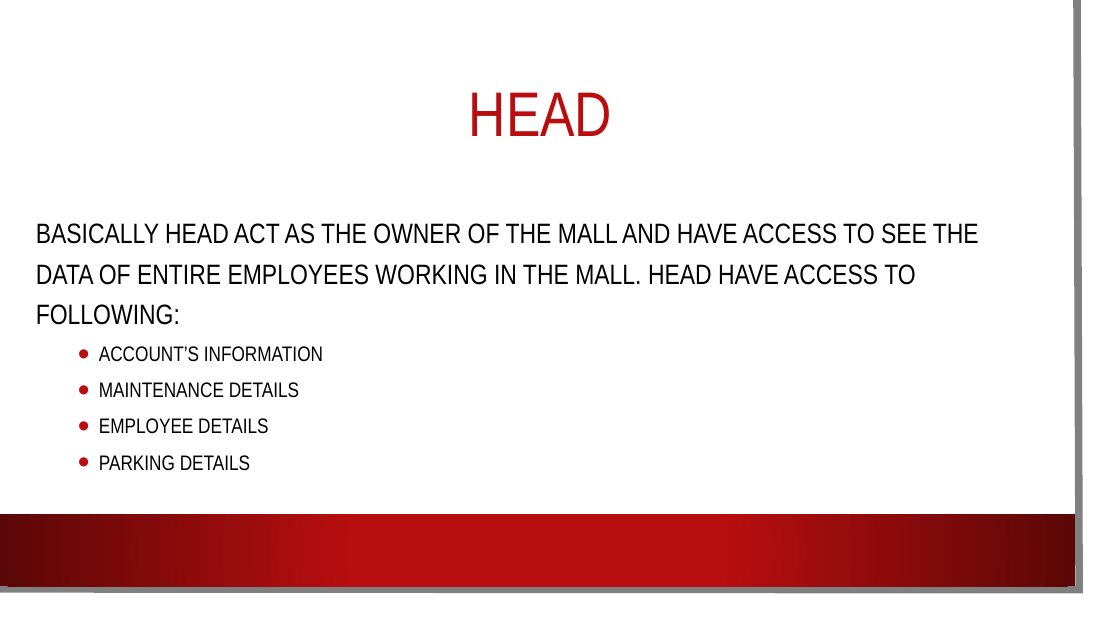
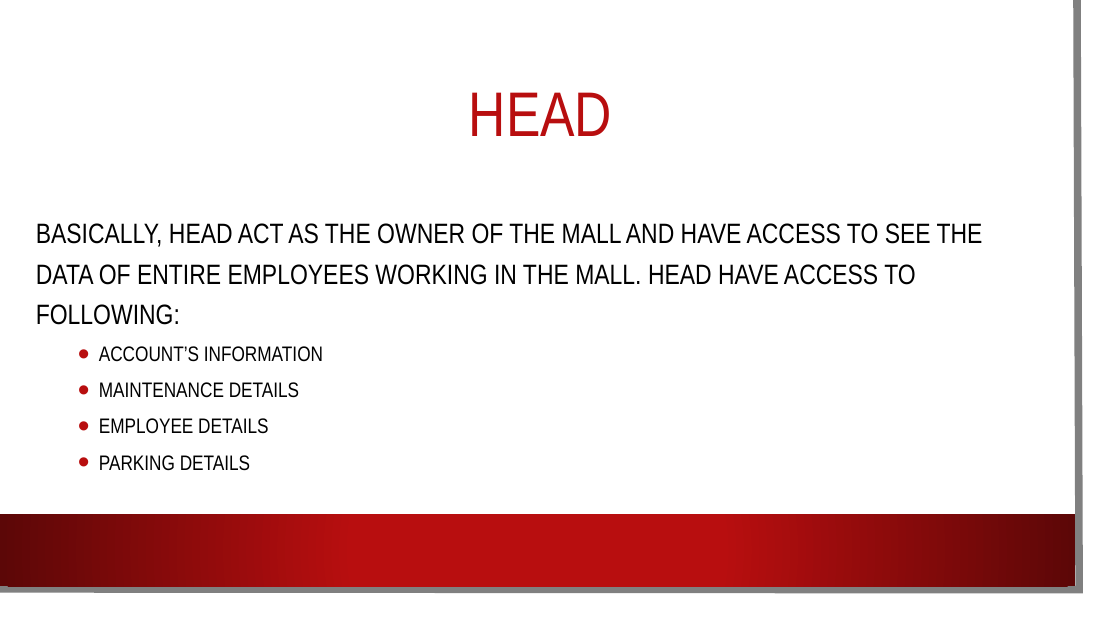
Before and after one commit to SyedKifayat1/OppFinalProject, a slide deck: slide 5 of Opp Project.pptx. Drawn at 1120x630 pixels with LibreOffice and Linux fonts; fonts in the diff are those of the drawing; background and template pictures are left out. Boxes give left, top, right and bottom in pixels: in the first picture for what was removed or moved away, otherwise in the second. Text is boxed around its words. In the diff, an @@ line names an element or a change of style, - is before the commit and + after.

```diff
--- a/Opp Project.pptx
+++ b/Opp Project.pptx
@@ text at (36, 223, 983, 325): text changed @@
-BASICALLY HEAD ACT AS THE OWNER OF THE MALL AND HAVE ACCESS TO SEE THE DATA OF ENTIRE EMPLOYEES WORKING IN THE MALL. HEAD HAVE ACCESS TO FOLLOWING:
+BASICALLY, HEAD ACT AS THE OWNER OF THE MALL AND HAVE ACCESS TO SEE THE DATA OF ENTIRE EMPLOYEES WORKING IN THE MALL. HEAD HAVE ACCESS TO FOLLOWING:
```
Also in this commit, not shown: 1 other slide changed.
